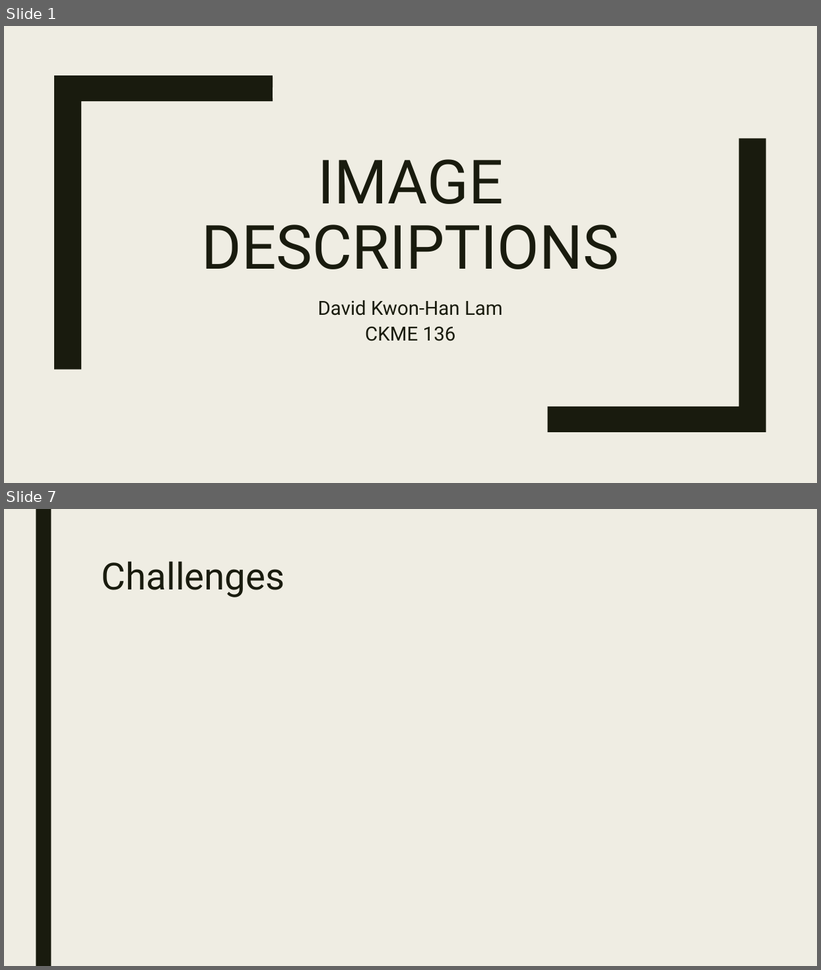
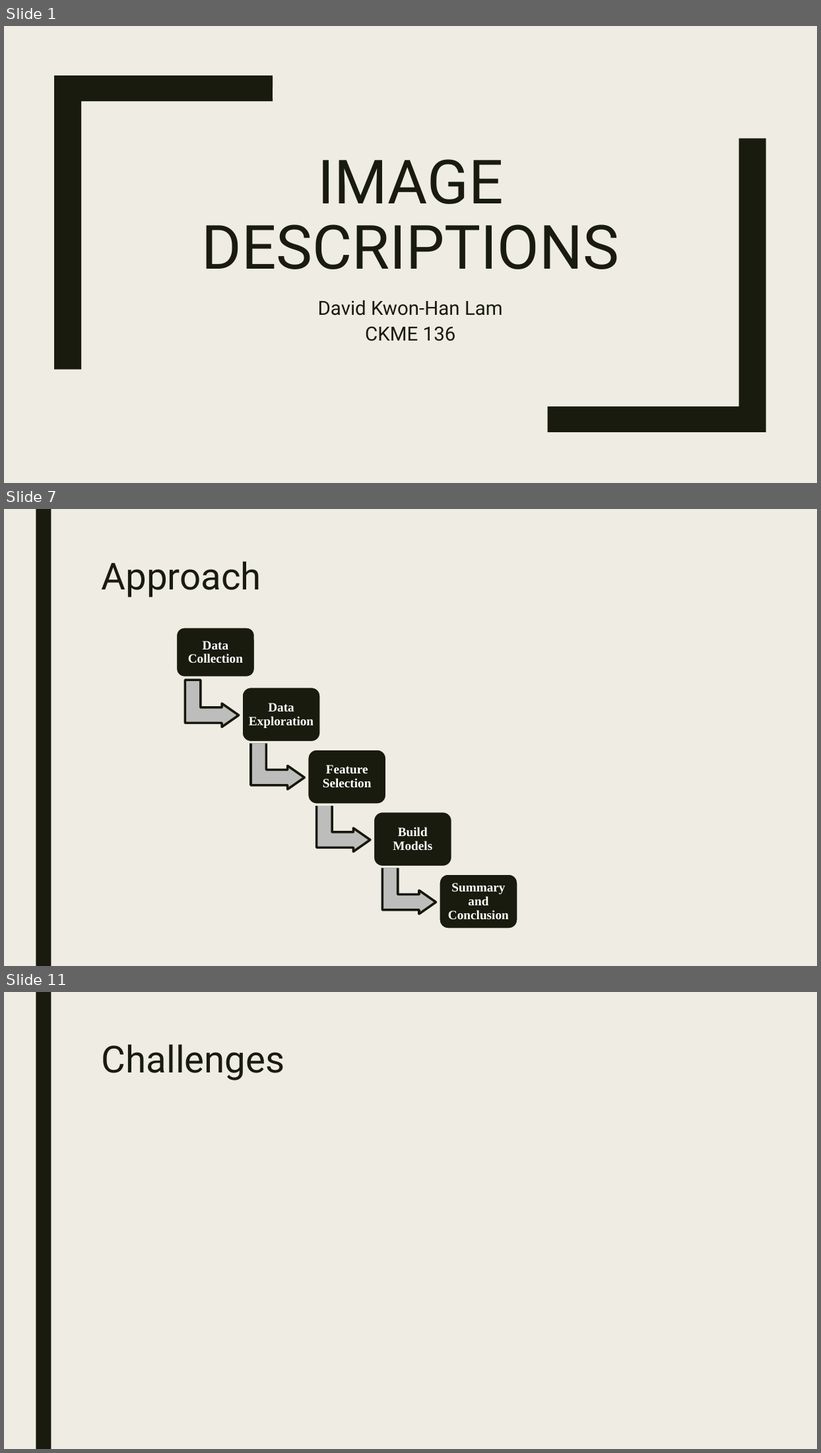
Before and after one commit to davidlamcanada/Ryerson-CKME136, a slide deck: Submissions/Final Project PPT.pptx. Shown one above the other, each under a label of ours: slides 1 and 7 before the commit, slides 1, 7 and 11 after it; the slides between them are not shown. The pictures are 821x970 and 821x1453 pixels, drawn with LibreOffice and Linux fonts; fonts in the diff are those of the drawing. Boxes give left, top, right and bottom in pixels: in the first picture for what was removed or moved away, otherwise in the second. Text is boxed around its words. In the diff, an @@ line names an element or a change of style, - is before the commit and + after.

```diff
--- a/Submissions/Final Project PPT.pptx
+++ b/Submissions/Final Project PPT.pptx
@@ slide 7 added at <box>4,509,817,966</box>, background #EFEDE3; not listed: 1 template element that a slide beside it also shows @@
@@ title added at <box>102,561,261,597</box>, 44 pt, text #191B0E @@
+Approach
@@ group added at <box>176,627,518,930</box>: 5 rounded rectangles, 5 texts, 4 bent up arrows @@
+Data Collection
+Data Exploration
+Feature Selection
+Build Models
+Summary and Conclusion
@@ what was slide 7 is now slide 11 @@
```
Also in this commit, not shown: 4 slides changed, 5 other slides added, 3 slides removed, 6 other files.
